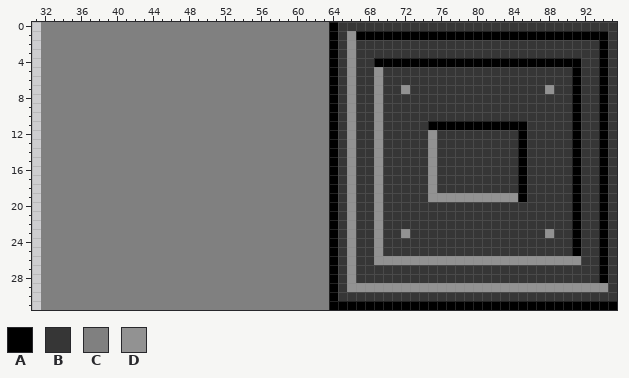
Sprite sheet, stored at assets/tilesheets/tiles.png. The picture above is the old version.
The file is 96x32 pixels. Shown: x 31..95, y 0..31.
Palette (. is transparent): A #000000  B #363636  C #808080  D #929292
Pixels before, first column x 32:
 0 CCCCCCCCCCCCCCCCCCCCCCCCCCCCCCCCABBBBBBBBBBBBBBBBBBBBBBBBBBBBBBB
 1 CCCCCCCCCCCCCCCCCCCCCCCCCCCCCCCCABDAAAAAAAAAAAAAAAAAAAAAAAAAAAAB
 2 CCCCCCCCCCCCCCCCCCCCCCCCCCCCCCCCABDBBBBBBBBBBBBBBBBBBBBBBBBBBBAB
 3 CCCCCCCCCCCCCCCCCCCCCCCCCCCCCCCCABDBBBBBBBBBBBBBBBBBBBBBBBBBBBAB
 4 CCCCCCCCCCCCCCCCCCCCCCCCCCCCCCCCABDBBAAAAAAAAAAAAAAAAAAAAAAABBAB
 5 CCCCCCCCCCCCCCCCCCCCCCCCCCCCCCCCABDBBDBBBBBBBBBBBBBBBBBBBBBABBAB
 6 CCCCCCCCCCCCCCCCCCCCCCCCCCCCCCCCABDBBDBBBBBBBBBBBBBBBBBBBBBABBAB
 7 CCCCCCCCCCCCCCCCCCCCCCCCCCCCCCCCABDBBDBBDBBBBBBBBBBBBBBBDBBABBAB
 8 CCCCCCCCCCCCCCCCCCCCCCCCCCCCCCCCABDBBDBBBBBBBBBBBBBBBBBBBBBABBAB
 9 CCCCCCCCCCCCCCCCCCCCCCCCCCCCCCCCABDBBDBBBBBBBBBBBBBBBBBBBBBABBAB
10 CCCCCCCCCCCCCCCCCCCCCCCCCCCCCCCCABDBBDBBBBBBBBBBBBBBBBBBBBBABBAB
11 CCCCCCCCCCCCCCCCCCCCCCCCCCCCCCCCABDBBDBBBBBAAAAAAAAAAABBBBBABBAB
12 CCCCCCCCCCCCCCCCCCCCCCCCCCCCCCCCABDBBDBBBBBDBBBBBBBBBABBBBBABBAB
13 CCCCCCCCCCCCCCCCCCCCCCCCCCCCCCCCABDBBDBBBBBDBBBBBBBBBABBBBBABBAB
14 CCCCCCCCCCCCCCCCCCCCCCCCCCCCCCCCABDBBDBBBBBDBBBBBBBBBABBBBBABBAB
15 CCCCCCCCCCCCCCCCCCCCCCCCCCCCCCCCABDBBDBBBBBDBBBBBBBBBABBBBBABBAB
16 CCCCCCCCCCCCCCCCCCCCCCCCCCCCCCCCABDBBDBBBBBDBBBBBBBBBABBBBBABBAB
17 CCCCCCCCCCCCCCCCCCCCCCCCCCCCCCCCABDBBDBBBBBDBBBBBBBBBABBBBBABBAB
18 CCCCCCCCCCCCCCCCCCCCCCCCCCCCCCCCABDBBDBBBBBDBBBBBBBBBABBBBBABBAB
19 CCCCCCCCCCCCCCCCCCCCCCCCCCCCCCCCABDBBDBBBBBDDDDDDDDDDABBBBBABBAB
20 CCCCCCCCCCCCCCCCCCCCCCCCCCCCCCCCABDBBDBBBBBBBBBBBBBBBBBBBBBABBAB
21 CCCCCCCCCCCCCCCCCCCCCCCCCCCCCCCCABDBBDBBBBBBBBBBBBBBBBBBBBBABBAB
22 CCCCCCCCCCCCCCCCCCCCCCCCCCCCCCCCABDBBDBBBBBBBBBBBBBBBBBBBBBABBAB
23 CCCCCCCCCCCCCCCCCCCCCCCCCCCCCCCCABDBBDBBDBBBBBBBBBBBBBBBDBBABBAB
24 CCCCCCCCCCCCCCCCCCCCCCCCCCCCCCCCABDBBDBBBBBBBBBBBBBBBBBBBBBABBAB
25 CCCCCCCCCCCCCCCCCCCCCCCCCCCCCCCCABDBBDBBBBBBBBBBBBBBBBBBBBBABBAB
26 CCCCCCCCCCCCCCCCCCCCCCCCCCCCCCCCABDBBDDDDDDDDDDDDDDDDDDDDDDDBBAB
27 CCCCCCCCCCCCCCCCCCCCCCCCCCCCCCCCABDBBBBBBBBBBBBBBBBBBBBBBBBBBBAB
28 CCCCCCCCCCCCCCCCCCCCCCCCCCCCCCCCABDBBBBBBBBBBBBBBBBBBBBBBBBBBBAB
29 CCCCCCCCCCCCCCCCCCCCCCCCCCCCCCCCABDDDDDDDDDDDDDDDDDDDDDDDDDDDDDB
30 CCCCCCCCCCCCCCCCCCCCCCCCCCCCCCCCABBBBBBBBBBBBBBBBBBBBBBBBBBBBBBB
31 CCCCCCCCCCCCCCCCCCCCCCCCCCCCCCCCAAAAAAAAAAAAAAAAAAAAAAAAAAAAAAAA
And afterwards:
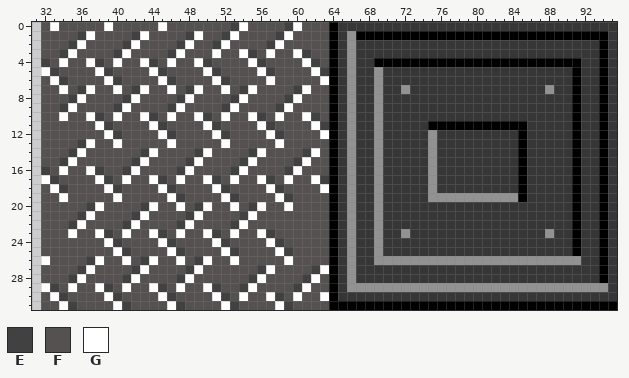
Colours new in this view: E #424141  F #555151  G #ffffff
Changes in this commit:
Changed rows in their new state; - is an unchanged pixel.
first column x 32:
 0 FGFFFFFGFFFFFGFFFFFFFEGFFFFEGFFF
 1 FFFFEGFFFFEGFFFFEGFFEGFFFFEGFFFF
 2 FFFEGFFFFEGFFFFEGFFEGFFFFEGFFFFF
 3 FFEGFFFFEGFFFFEGFFFGFFGEFGFFGEFF
 4 EFGFFGEFGFFGEFGFFGEFFFFGEFFFFGEF
 5 GEFFFFGEFFFFGEFFFFGEFFFFGEFFFFGE
 6 FGEFFFFGEFFFFGEFFFFGEFFFFGFFFFFG
 7 FFGFEGFFGFEGFFGFEGFFGFEGFFFFEGFF
 8 FFFEGFFFFEGFFFFEGFFFFEGFFFFEGFFF
 9 FFEGFFFFEGFFFFEGFFFFEGFFFFEGFFFF
10 FFGFFGEFGFFGEFGFFGEFGFFGEFGFFGEF
11 FFFFFFGEFFFFGEFFFFGEFFFFGEFFFFGE
12 FFFFFFFGEFFFFGEFFFFGEFFFFGEFFFFG
13 FFFFEGFFGFFFFFGFFFFFGFFFFFGFFFFF
14 FFFEGFFFFFFEGFFFFEGFFFFEGFFFFEGF
15 FFEGFFFFFFEGFFFFEGFFFFEGFFFFEGFF
16 EFGFFGEFFEGFFFFEGFFFFEGFFFFEGFFF
17 GEFFFFGEFGFFGEFGFFGEFGFFGEFGFFGE
18 FGEFFFFGEFFFFGEFFFFGEFFFFGEFFFFG
19 FFGFFFFFGFFFFFGEFFFFGEFFFFGEFFFF
20 FFFFFEGFFFFEGFFGFEGFFGFEGFFGFFFF
21 FFFFEGFFFFEGFFFFEGFFFFEGFFFFFFFF
22 FFFEGFFFFEGFFFFEGFFFFEGFFFFFFFFF
23 FFFGFFGEFGFFGEFGFFGEFGFFGEFFFFFF
24 FFFFFFFGEFFFFGEFFFFGEFFFFGEFFFFF
25 FFFFFFFFGEFFFFGEFFFFGEFFFFGEFFFF
26 GFFFFEGFFGFEGFFGFEGFFGFFFFFGFFFF
27 FFFFEGFFFFEGFFFFEGFFFFFFEGFFFFEG
28 FFFEGFFFFEGFFFFEGFFFFFFEGFFFFEGF
29 GEFGFFGEFGFFGEFGFFGEFFEGFFFFEGFF
30 FGEFFFFGEFFFFGEFFFFGEFGFFGEFGFFG
31 FFGEFFFFGEFFFFGEFFFFGEFFFFGEFFFF
Pixel boxes of the changes (left, top, right, bottom) in both pictures:
changed: (41, 22, 329, 310)
